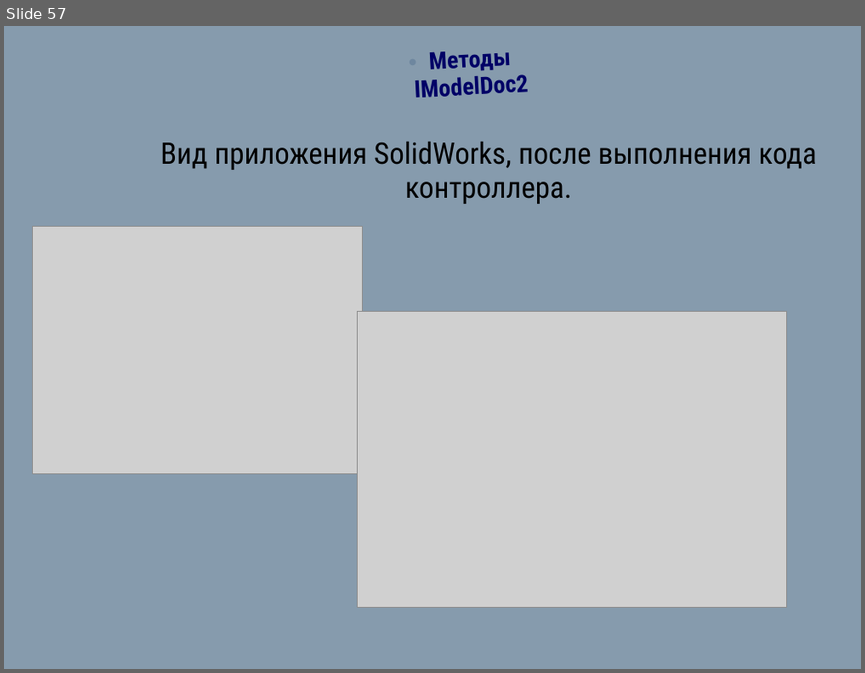
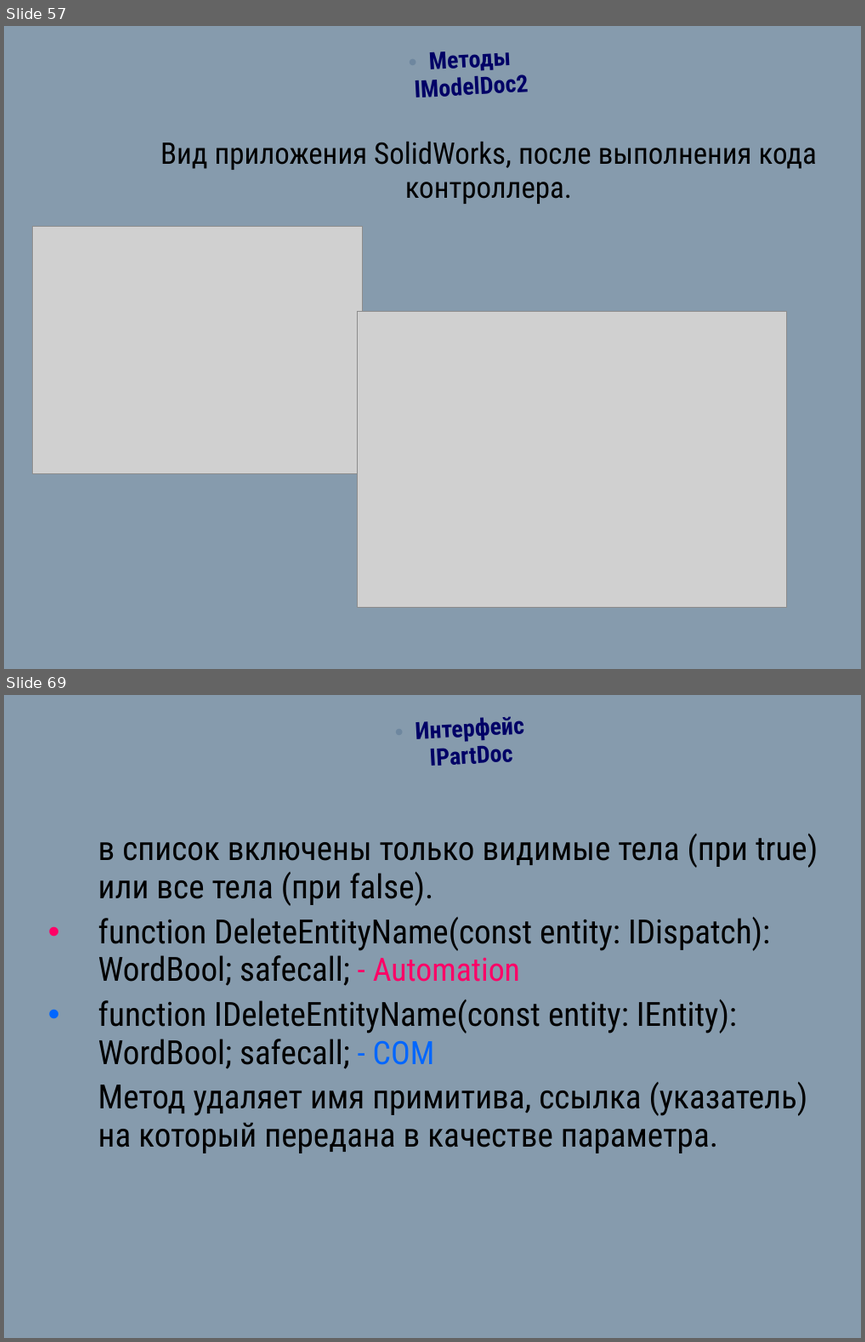
Before and after one commit to a-vodka/ics, a slide deck: sm1_lc05_ics.pptx. Shown one above the other, each under a label of ours: slide 57 before the commit, slides 57 and 69 after it; the slides between them are not shown. The pictures are 865x673 and 865x1342 pixels, drawn with LibreOffice and Linux fonts; fonts in the diff are those of the drawing; grey boxes stand for pictures; background and template pictures are left out. Boxes give left, top, right and bottom in pixels: in the first picture for what was removed or moved away, otherwise in the second. Text is boxed around its words. In the diff, an @@ line names an element or a change of style, - is before the commit and + after.

```diff
--- a/sm1_lc05_ics.pptx
+++ b/sm1_lc05_ics.pptx
@@ slide 69 added at (4, 695, 861, 1338), background picture (left out) @@
@@ text added at (415, 716, 524, 766), 20 pt, text #000066, bold @@
+• Интерфейс IPartDoc
@@ text added at (98, 834, 817, 1153), 28 pt, text #000000 @@
+в список включены только видимые тела (при true) или все тела (при false).
+• function DeleteEntityName(const entity: IDispatch): WordBool; safecall; - Automation
+• function IDeleteEntityName(const entity: IEntity): WordBool; safecall; - COM
+Метод удаляет имя примитива, ссылка (указатель) на который передана в качестве параметра.
```
Also in this commit, not shown: 47 other slides added, 4 other files.
